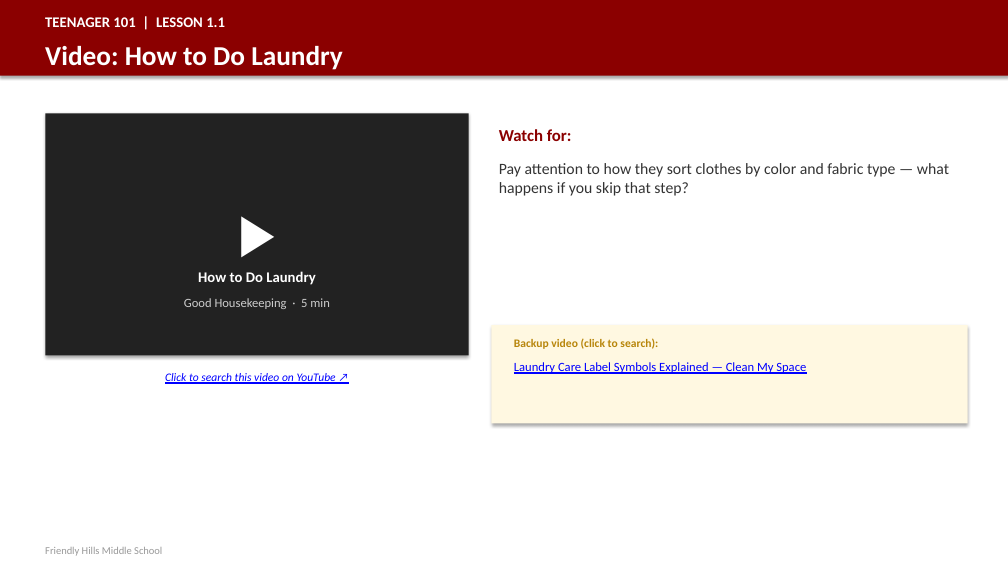
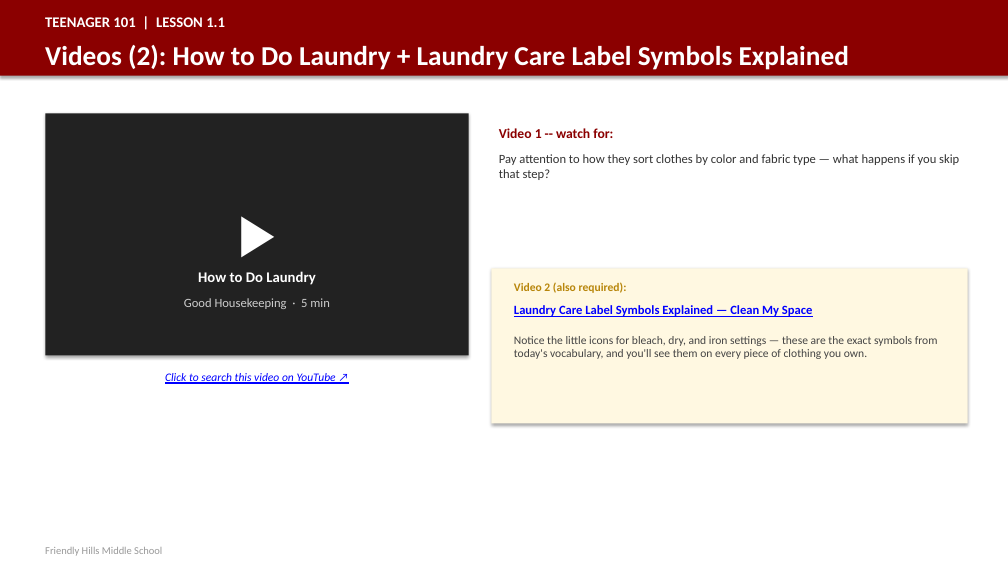
Before and after one commit to milesclawson/test-repo, a slide deck: slide 4 of downloads/teenager101_teacher_slides.pptx. Drawn at 1008x567 pixels with LibreOffice and Linux fonts; fonts in the diff are those of the drawing. Boxes give left, top, right and bottom in pixels: in the first picture for what was removed or moved away, otherwise in the second. Text is boxed around its words. In the diff, an @@ line names an element or a change of style, - is before the commit and + after.

```diff
--- a/downloads/teenager101_teacher_slides.pptx
+++ b/downloads/teenager101_teacher_slides.pptx
@@ text at bbox=[45, 45, 849, 70]: text changed @@
-Video: How to Do Laundry
+Videos (2): How to Do Laundry + Laundry Care Label Symbols Explained
@@ text "Pay attention to how they ...": place and size @@
-text "Pay attention to how they ..." at bbox=[499, 163, 949, 196]
+text "Pay attention to how they ..." at bbox=[499, 154, 959, 180]
@@ text "Pay attention to how they ..." at bbox=[499, 154, 959, 180]: size 15 to 12 pt @@
@@ text at bbox=[499, 128, 613, 138]: text changed; size 16 to 13 pt @@
-Watch for:
+Video 1 -- watch for:
@@ rectangle: place and size @@
-rectangle at bbox=[492, 325, 968, 423]
+rectangle at bbox=[492, 268, 968, 423]
@@ text "Laundry Care Label Symbols Explained ...": place and size @@
-text "Laundry Care Label Symbols Explained ..." at bbox=[514, 362, 806, 374]
+text "Laundry Care Label Symbols Explained ..." at bbox=[514, 305, 812, 317]
@@ text "Laundry Care Label Symbols Explained ..." at bbox=[514, 305, 812, 317]: bold on @@
@@ text at bbox=[514, 282, 627, 293]: text changed @@
-Backup video (click to search):
+Video 2 (also required):
@@ text added at bbox=[514, 336, 938, 359], 11 pt, text #444444 @@
+Notice the little icons for bleach, dry, and iron settings — these are the exact symbols from today's vocabulary, and you'll see them on every piece of clothing you own.
```
Also in this commit, not shown: 2 other slides changed, 1 other file.
